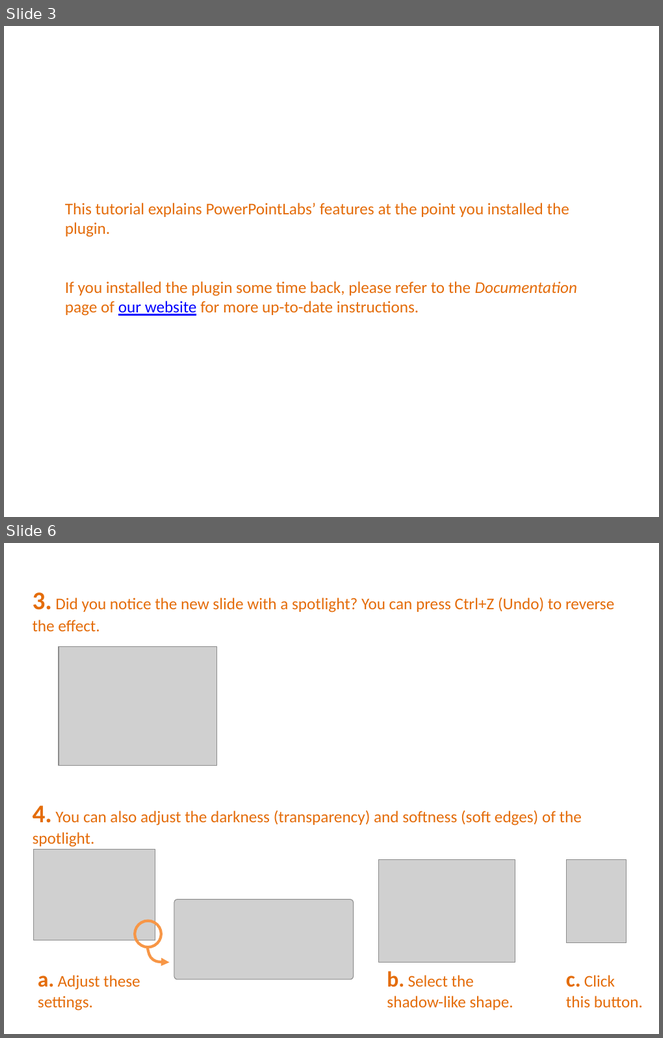
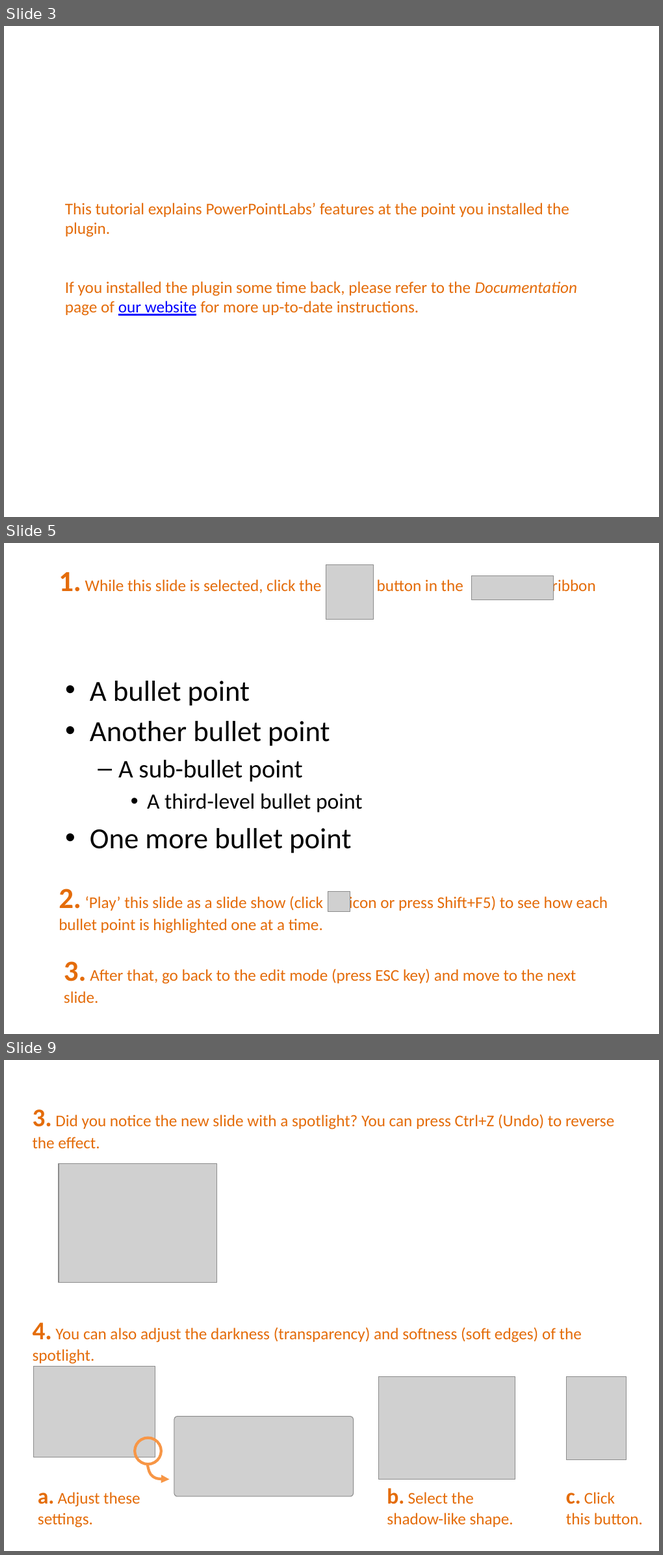
Before and after one commit to PowerPointLabs/PowerPointLabs, a slide deck: doc/PowerPointLabs Quick Tutorial.pptx. Shown one above the other, each under a label of ours: slides 3 and 6 before the commit, slides 3, 5 and 9 after it; the slides between them are not shown. The pictures are 663x1038 and 663x1555 pixels, drawn with LibreOffice and Linux fonts; fonts in the diff are those of the drawing; grey boxes stand for pictures. Boxes give left, top, right and bottom in pixels: in the first picture for what was removed or moved away, otherwise in the second. Text is boxed around its words. In the diff, an @@ line names an element or a change of style, - is before the commit and + after.

Commit message:
Issue 283: Update tutorial file for 'highlight bullets' feature Update Issue 283 Status: Done

```diff
--- a/doc/PowerPointLabs Quick Tutorial.pptx
+++ b/doc/PowerPointLabs Quick Tutorial.pptx
@@ slide 5 added at [4,543,659,1034], background #FFFFFF @@
@@ text added at [59,572,596,596], 18 pt, text #E46C0A @@
+1. While this slide is selected, click the button in the ribbon
@@ picture added at [326,564,374,620] @@
@@ picture added at [472,575,554,600] @@
@@ text added at [90,681,363,854], 32 pt, text #000000 @@
+• A bullet point
+• Another bullet point
+  – A sub-bullet point
+    • A third-level bullet point
+• One more bullet point
@@ text added at [59,889,608,934], 18 pt, text #E46C0A @@
+2. ‘Play’ this slide as a slide show (click icon or press Shift+F5) to see how each bullet point is highlighted one at a time.
@@ picture added at [328,891,350,912] @@
@@ text added at [64,962,577,1004], 18 pt, text #E46C0A @@
+3. After that, go back to the edit mode (press ESC key) and move to the next slide.
@@ what was slide 6 is now slide 9 @@
```
Also in this commit, not shown: 3 slides changed, 2 other slides added.
